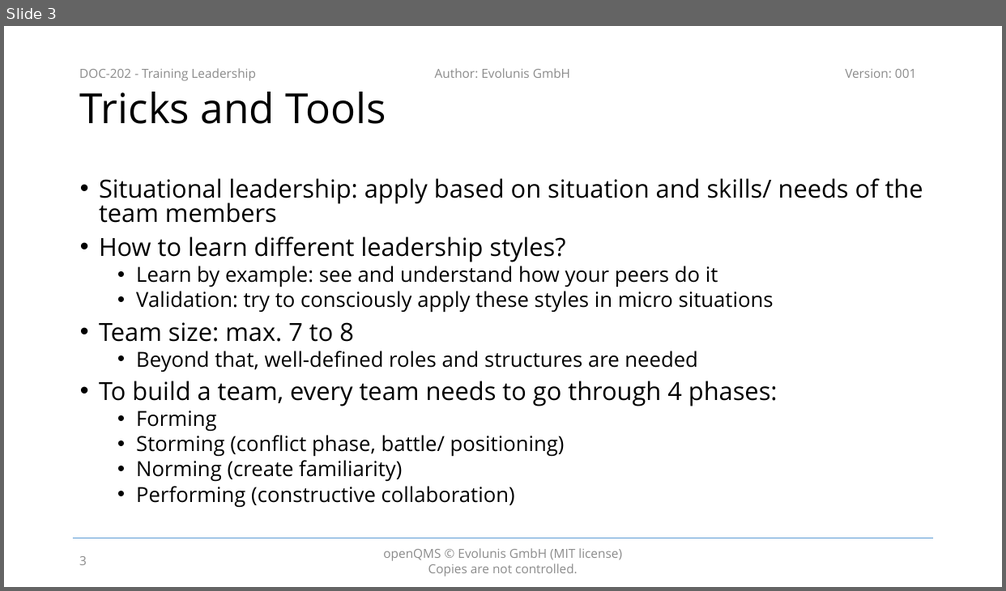
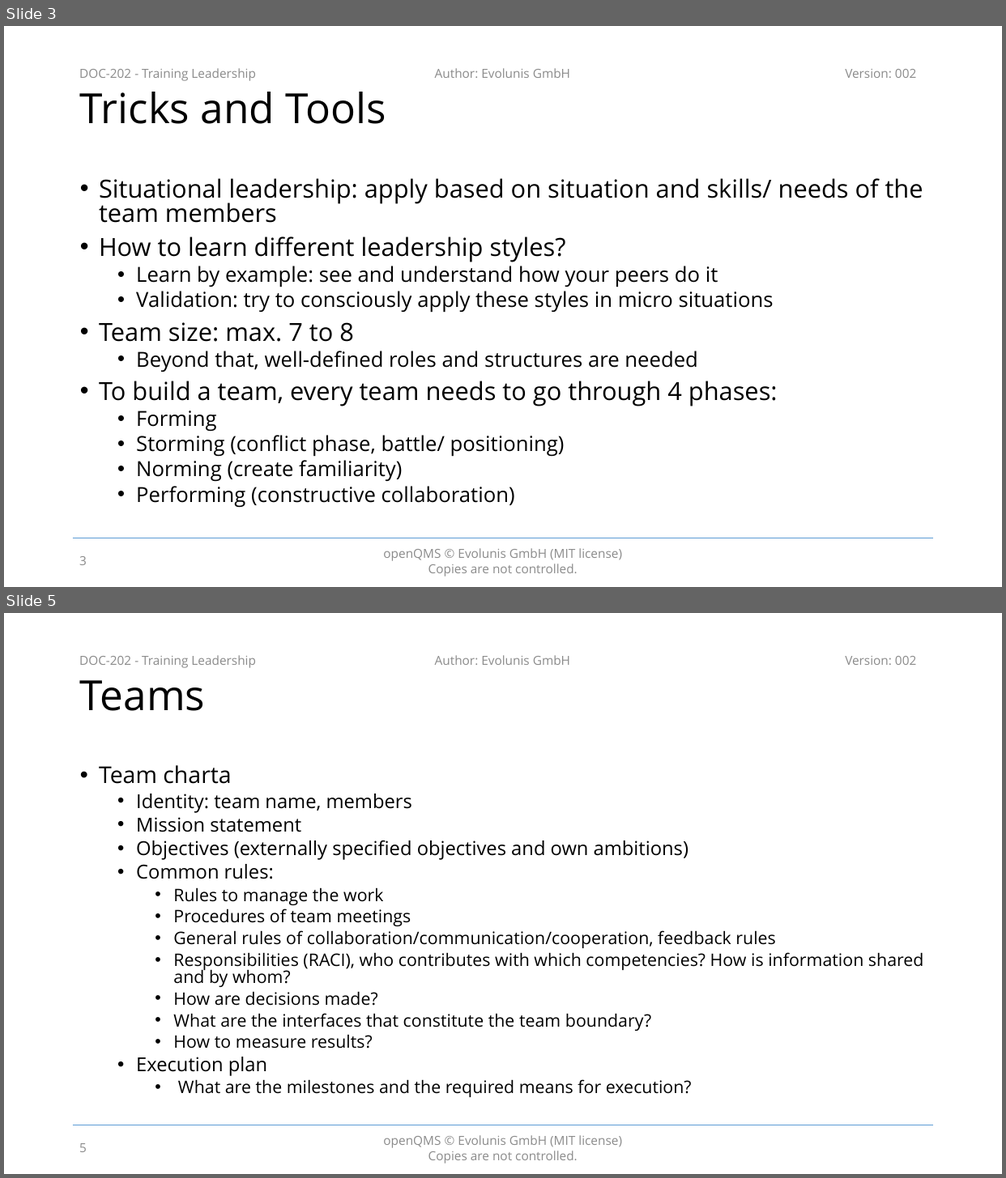
Before and after one commit to evolunis/openQMS, a slide deck: 2. Design and Development/DOC-202 - Training Leadership.pptx. Shown one above the other, each under a label of ours: slide 3 before the commit, slides 3 and 5 after it; the slides between them are not shown. The pictures are 1006x591 and 1006x1178 pixels, drawn with LibreOffice and Linux fonts; fonts in the diff are those of the drawing; background and template pictures are left out. Boxes give left, top, right and bottom in pixels: in the first picture for what was removed or moved away, otherwise in the second. Text is boxed around its words. In the diff, an @@ line names an element or a change of style, - is before the commit and + after.

```diff
--- a/2. Design and Development/DOC-202 - Training Leadership.pptx
+++ b/2. Design and Development/DOC-202 - Training Leadership.pptx
@@ slide 5 added at [4, 613, 1002, 1174], background #FFFFFF; not listed: 5 template elements that a slide beside it also shows @@
@@ title added at [80, 680, 205, 711], 40 pt, text #000000 @@
+Teams
@@ text added at [99, 765, 924, 1097], 16.6 pt, text #000000 @@
+• Team charta
+  • Identity: team name, members
+  • Mission statement
+  • Objectives (externally specified objectives and own ambitions)
+  • Common rules:
+    • Rules to manage the work
+    • Procedures of team meetings
+    • General rules of collaboration/communication/cooperation, feedback rules
+    • Responsibilities (RACI), who contributes with which competencies? How is information shared and by whom?
+    • How are decisions made?
+    • What are the interfaces that constitute the team boundary?
+    • How to measure results?
+  • Execution plan
+    • What are the milestones and the required means for execution?
@@ page number added at [79, 1144, 87, 1152], 12 pt, text #8C8C8C @@
+5
@@ slide 3 changed as well @@
@@ text at [845, 69, 916, 78]: text changed @@
-Version: 001
+Version: 002
```
Also in this commit, not shown: 12 other slides changed, 10 other slides added.
